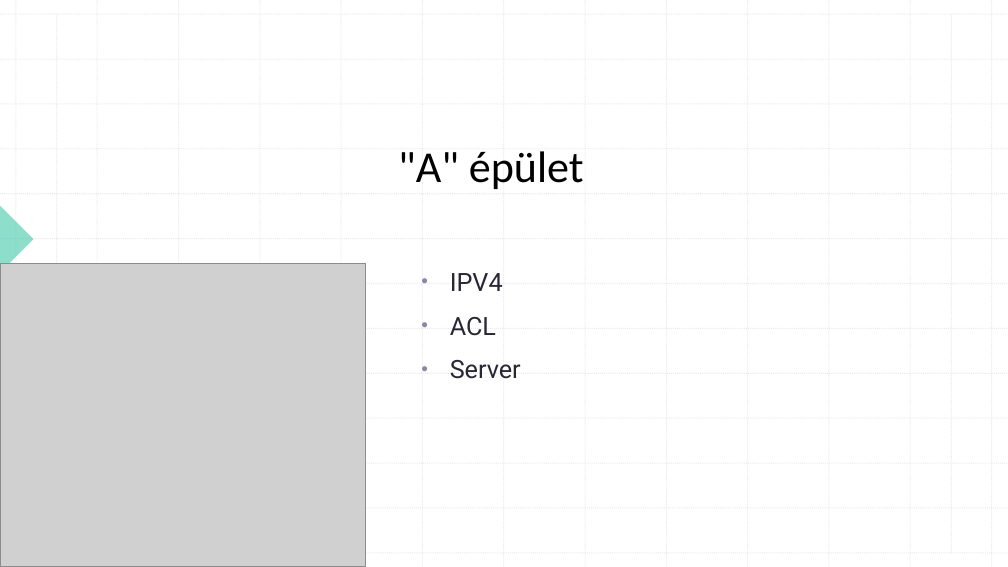
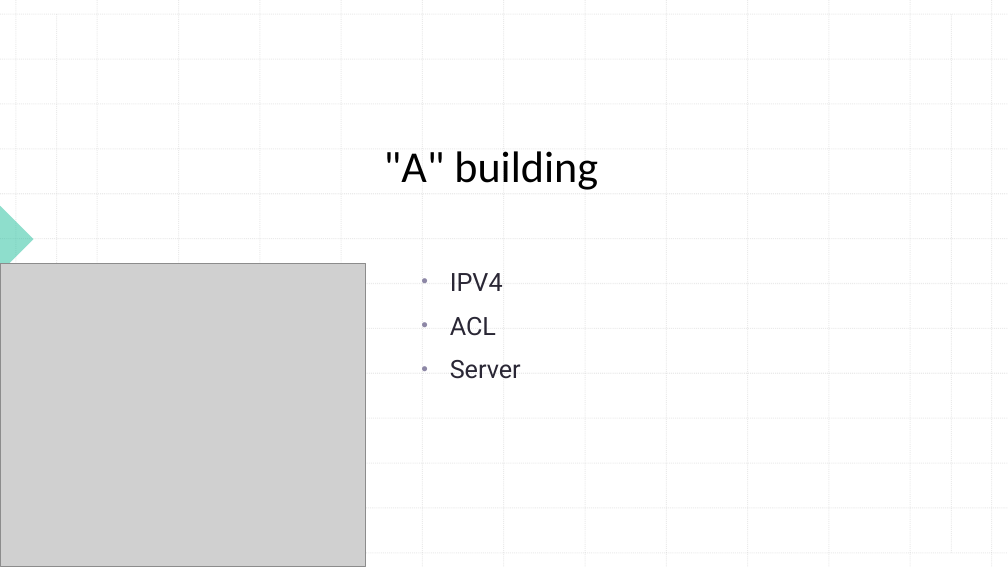
Before and after one commit to szalaimark2005/CureNet, a slide deck: slide 8 of probavizsga.angol.pptx. Drawn at 1008x567 pixels with LibreOffice and Linux fonts; fonts in the diff are those of the drawing; grey boxes stand for pictures. Boxes give left, top, right and bottom in pixels: in the first picture for what was removed or moved away, otherwise in the second. Text is boxed around its words. In the diff, an @@ line names an element or a change of style, - is before the commit and + after.

```diff
--- a/probavizsga.angol.pptx
+++ b/probavizsga.angol.pptx
@@ title at [384,151,598,190]: text changed @@
-"A" épület
+"A" building
```
Also in this commit, not shown: 6 other slides changed, 1 slide added, 1 slide removed.
